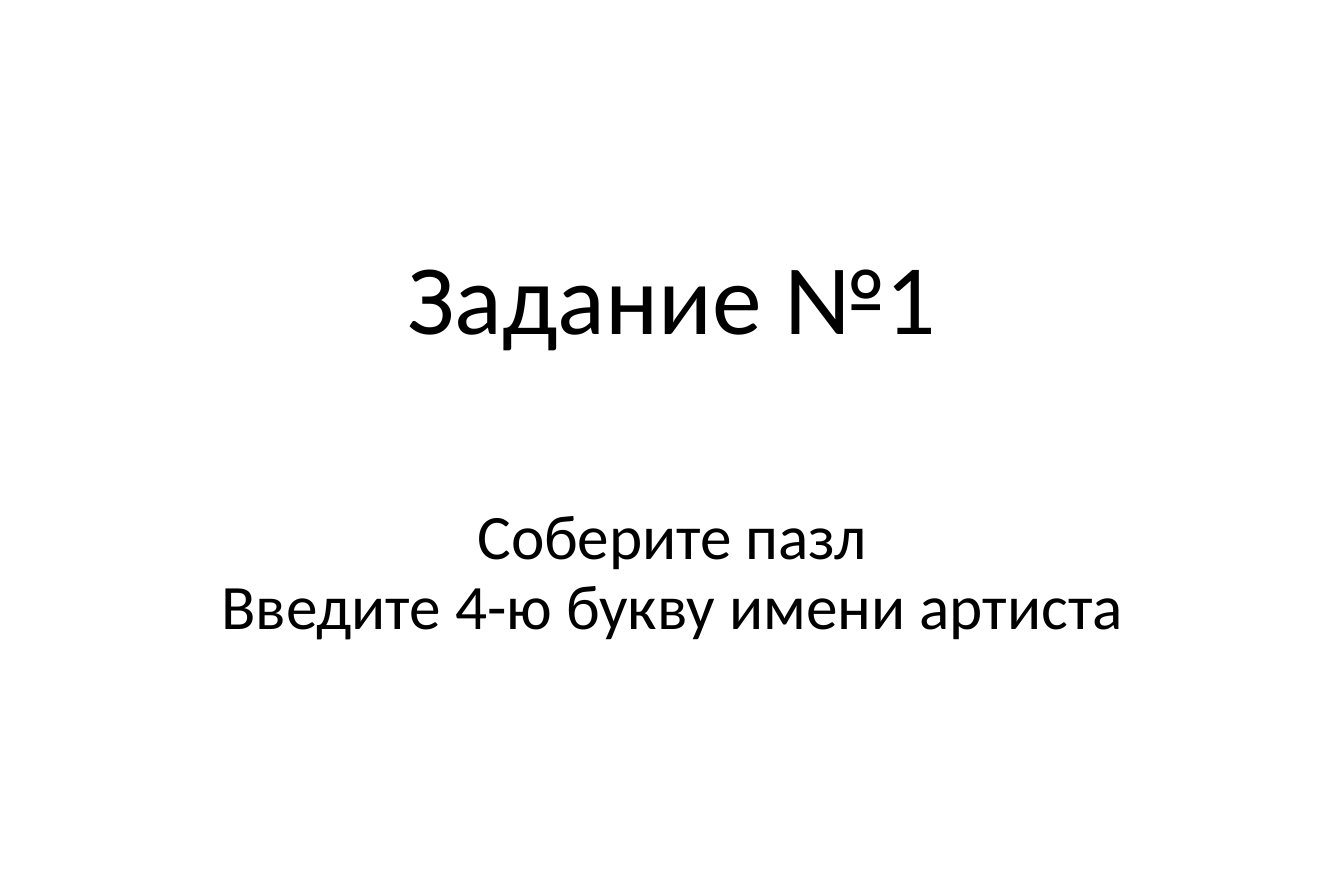
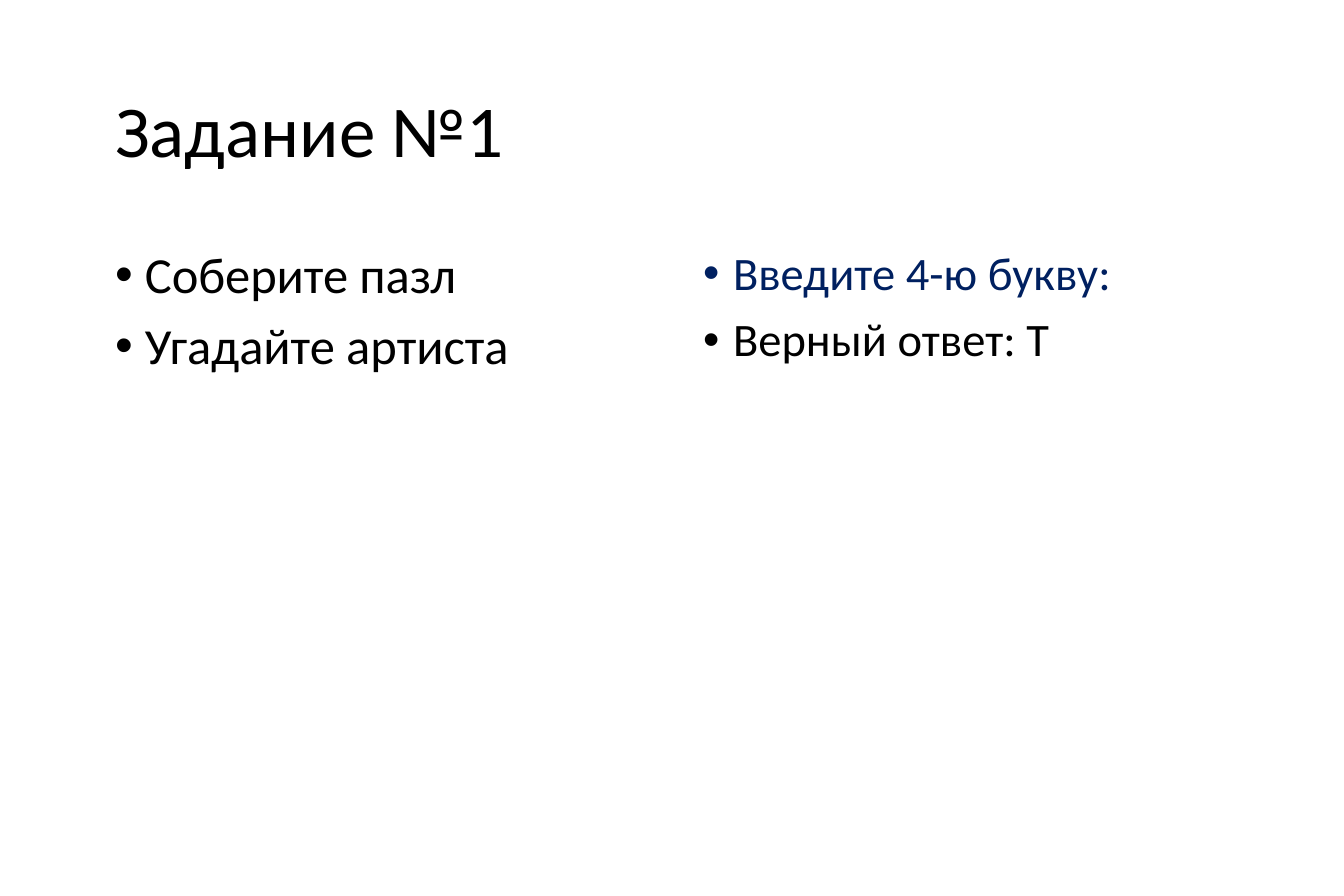
Before and after one commit to vvaassiihhaa/masha, a slide deck: slide 1 of КВЕСТ/Kvest 2706.pptx. Drawn at 1344x896 pixels with LibreOffice and Linux fonts; fonts in the diff are those of the drawing. Boxes give left, top, right and bottom in pixels: in the first picture for what was removed or moved away, otherwise in the second. Text is boxed around its words. In the diff, an @@ line names an element or a change of style, - is before the commit and + after.

```diff
--- a/КВЕСТ/Kvest 2706.pptx
+++ b/КВЕСТ/Kvest 2706.pptx
@@ title "Задание №1": place and size @@
-title "Задание №1" at (408,269,936,351)
+title "Задание №1" at (115,109,504,169)
@@ title "Задание №1" at (115,109,504,169): size 31.5 to 23.1 pt; alignment centre to left @@
@@ text added at (145,258,508,373), 16 pt, text #000000 @@
+• Соберите пазл
+• Угадайте артиста
@@ text added at (733,258,1111,364), 14.7 pt, text #002060 @@
+• Введите 4-ю букву:
+• Верный ответ: Т
@@ subtitle removed at (222,516,1123,640) @@
-Соберите пазл
-Введите 4-ю букву имени артиста
```
Also in this commit, not shown: 2 other slides changed, 24 slides added, 4 slides removed, 4 other files.
